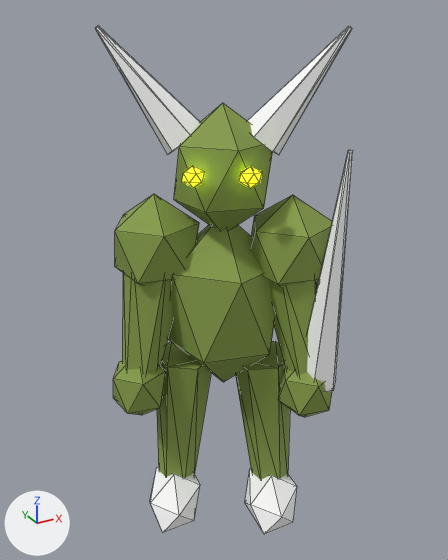
Renders of the glTF model GameData/Visuals/DemonFighter/goblin.glb from each side of a commit.
Camera for both pictures: a 50 mm lens placed at (0.99, -3.67, 3.91), pointed at (3.0, -0.01, 2.08). The axes (+X, +Y, +Z) are drawn at lower left. The lights are the same throughout. The first picture is the older version. Mesh edges are drawn as thin lines. Where no turn or scale is listed for an object, it has been applied to the vertices.

Objects in the first picture: 'Arm.002', 'Arm.003', 'Blade', 'Boot.001', 'Crown branch', 'Crown branch.001', 'Eye', 'Eye.001', 'Hand', 'Hand.001', 'Head', 'Leg', 'Leg.001', 'Shoulder', 'Shoulder.001', 'Torso' and 1 more.
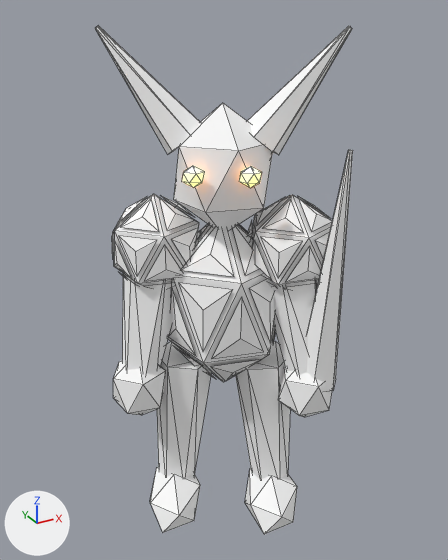
Location of each change, [x1, y1, x2, y2] in pixels of the pictures (448 x 560 px):
'Torso', recoloured, surface changed (green to white): [168, 225, 274, 382] in both
'Head', recoloured, surface changed (green to white): [174, 103, 273, 230] in both
'Layered Torso', added: after [168, 224, 276, 381]
'Shoulder', recoloured, surface changed (green to white): [115, 194, 199, 286] in both
'Shoulder.001', recoloured, surface changed (green to white): [252, 195, 332, 287] in both
'Leg', recoloured, surface changed (green to white): [157, 342, 211, 478] in both
'Leg.001', recoloured, surface changed (green to white): [235, 342, 290, 479] in both
'Arm.002', recoloured, surface changed (green to white): [122, 273, 172, 373] in both
'Layered Shoulder', added: after [112, 194, 201, 288]
'Layered Shoulder.001', added: after [248, 195, 332, 289]
'Arm.003', recoloured, surface changed (green to white): [272, 280, 319, 375] in both
'Hand', recoloured, surface changed (green to white): [113, 360, 166, 415] in both
'Hand.001', recoloured, surface changed (green to white): [278, 365, 332, 417] in both
'Eye.001', recoloured (lighter): [239, 166, 262, 188] in both
'Eye', recoloured (lighter): [182, 166, 204, 188] in both

Patch to the scene script:
```diff
--- a/GameData/Visuals/DemonFighter/goblin.glb.py
+++ b/GameData/Visuals/DemonFighter/goblin.glb.py
@@ mat_forest_venom @@
 mat_forest_venom = principled_material('Forest venom')
-mat_forest_venom.base_color = (0.24, 0.34, 0.065)  # green #869e48
-mat_forest_venom.roughness = 0.8
+mat_forest_venom.base_color = (1.0, 1.0, 1.0)  # white #ffffff
+mat_forest_venom.roughness = 0.88
@@ mat_sulfur_fire @@
 mat_sulfur_fire = principled_material('Sulfur fire')
-mat_sulfur_fire.base_color = (0.8, 1.0, 0.005)  # yellow #e7ff10
+mat_sulfur_fire.base_color = (1.0, 1.0, 1.0)  # white #ffffff
 mat_sulfur_fire.roughness = 0.8
-mat_sulfur_fire.emission_color = (0.8, 1.0, 0.005)  # yellow #e7ff10
+mat_sulfur_fire.emission_color = (1.0, 0.37, 0.045)  # orange #ffa43c
 mat_sulfur_fire.emission_strength = 3.0
@@ me_layered_shoulder_001 @@
+me_layered_shoulder_001.from_pydata(...)  # 80 vertices, 60 faces; spans x 3.095..3.736, y -0.555..0.075, z 1.987..2.713
+me_layered_shoulder_001.materials.append(mat_forest_venom)  # white #ffffff
@@ me_layered_shoulder @@
+me_layered_shoulder.from_pydata(...)  # 80 vertices, 60 faces; spans x 2.264..2.905, y -0.075..0.555, z 1.987..2.713
+me_layered_shoulder.materials.append(mat_forest_venom)  # white #ffffff
@@ me_layered_torso @@
+me_layered_torso.from_pydata(...)  # 80 vertices, 60 faces; spans x 2.583..3.417, y -0.383..0.383, z 1.245..2.555
+me_layered_torso.materials.append(mat_forest_venom)  # white #ffffff
@@ ob_layered_shoulder_001 @@
+ob_layered_shoulder_001 = bpy.data.objects.new('Layered Shoulder.001', me_layered_shoulder_001)
+ob_layered_shoulder_001.location = (0.0, 0.0, 0.0)
@@ ob_layered_shoulder @@
+ob_layered_shoulder = bpy.data.objects.new('Layered Shoulder', me_layered_shoulder)
+ob_layered_shoulder.location = (0.0, 0.0, 0.0)
@@ ob_layered_torso @@
+ob_layered_torso = bpy.data.objects.new('Layered Torso', me_layered_torso)
+ob_layered_torso.location = (0.0, 0.0, 0.0)
```
